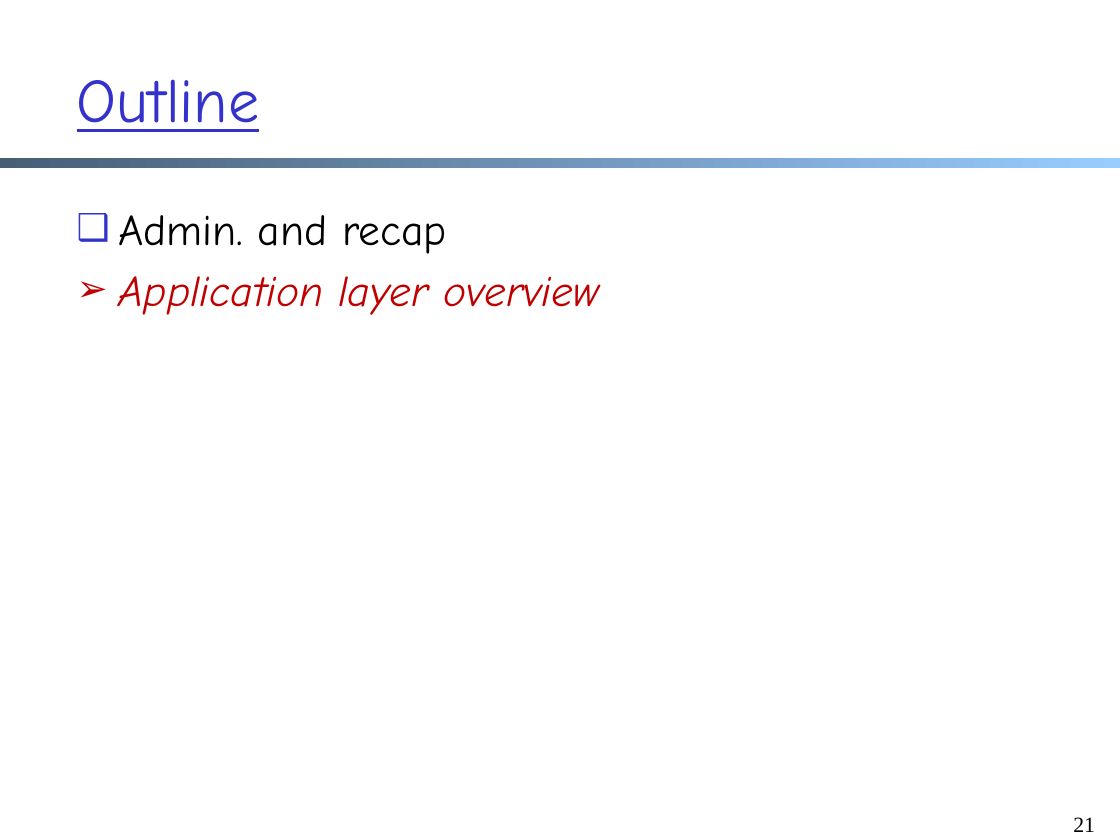
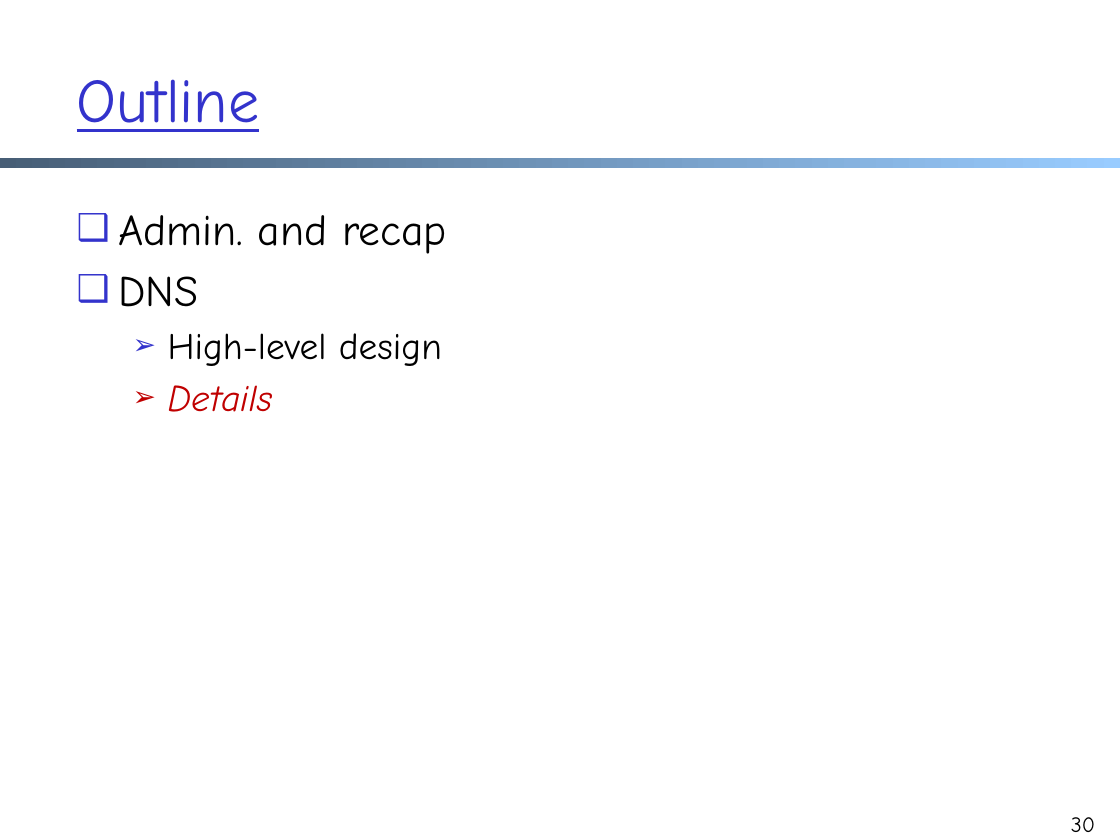
Before and after one commit to xiangq27/xiangq27.github.io, a slide deck: slide 30 of courses/cnns-xmuf22/files/lectures/application-email-dns.pptx (slide 21 before the commit). Drawn at 1120x840 pixels with LibreOffice and Linux fonts; fonts in the diff are those of the drawing. Boxes give left, top, right and bottom in pixels: in the first picture for what was removed or moved away, otherwise in the second. Text is boxed around its words. In the diff, an @@ line names an element or a change of style, - is before the commit and + after.

```diff
--- a/courses/cnns-xmuf22/files/lectures/application-email-dns.pptx
+++ b/courses/cnns-xmuf22/files/lectures/application-email-dns.pptx
@@ text at bbox=[119, 276, 442, 412]: text changed; size 28 to 24 pt; text colour #C00000 to #000000; italic off @@
-➢ Application layer overview
+❑ DNS
+  ➢ High-level design
+  ➢ Details
@@ page number at bbox=[1071, 817, 1095, 832]: text changed; font Times New Roman to Comic Neue @@
-21
+30
```
Also in this commit, not shown: 6 other slides changed, 36 slides added, 30 slides removed, 5 other files.
